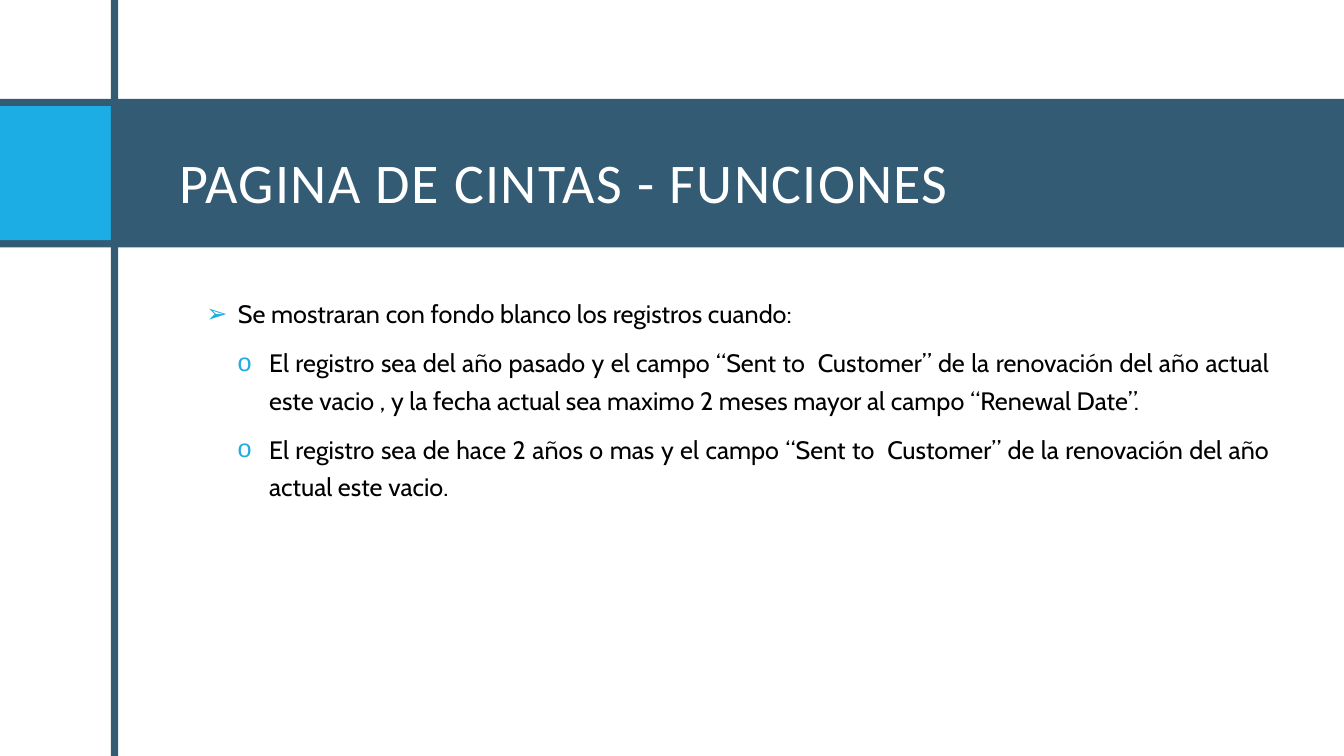
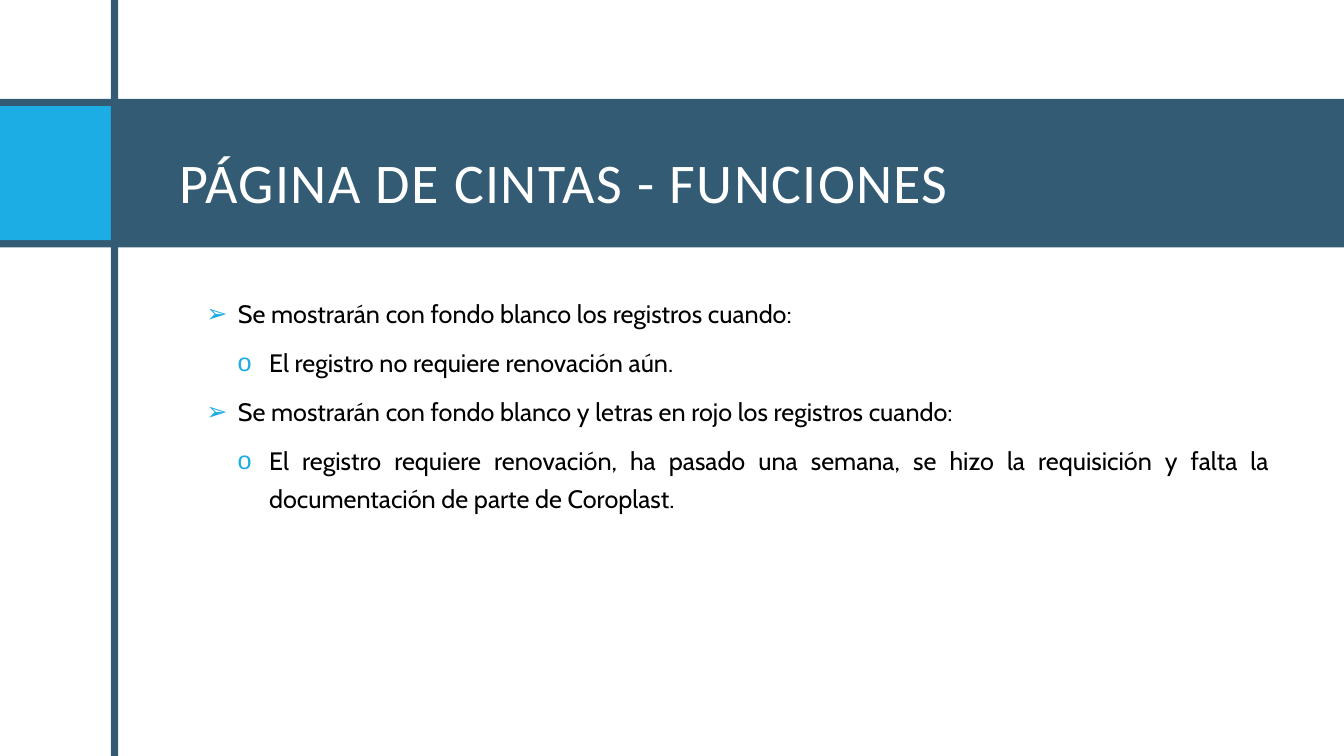
Before and after one commit to Santiago-004/proyecto, a slide deck: slide 38 of Proyecto.pptx (slide 40 before the commit). Drawn at 1344x756 pixels with LibreOffice and Linux fonts; fonts in the diff are those of the drawing. Boxes give left, top, right and bottom in pixels: in the first picture for what was removed or moved away, otherwise in the second. Text is boxed around its words. In the diff, an @@ line names an element or a change of style, - is before the commit and + after.

```diff
--- a/Proyecto.pptx
+++ b/Proyecto.pptx
@@ title at (179,156,948,204): text changed @@
-PAGINA DE CINTAS - FUNCIONES
+PÁGINA DE CINTAS - FUNCIONES
@@ text at (238,304,1268,514): text changed @@
-  ➢ Se mostraran con fondo blanco los registros cuando:
-    o El registro sea del año pasado y el campo “Sent to Customer” de la renovación del año actual este vacio , y la fecha actual sea maximo 2 meses mayor al campo “Renewal Date”.
-    o El registro sea de hace 2 años o mas y el campo “Sent to Customer” de la renovación del año actual este vacio.
+  ➢ Se mostrarán con fondo blanco los registros cuando:
+    o El registro no requiere renovación aún.
+  ➢ Se mostrarán con fondo blanco y letras en rojo los registros cuando:
+    o El registro requiere renovación, ha pasado una semana, se hizo la requisición y falta la documentación de parte de Coroplast.
```
Also in this commit, not shown: 21 other slides changed, 3 slides removed, 1 other file.
